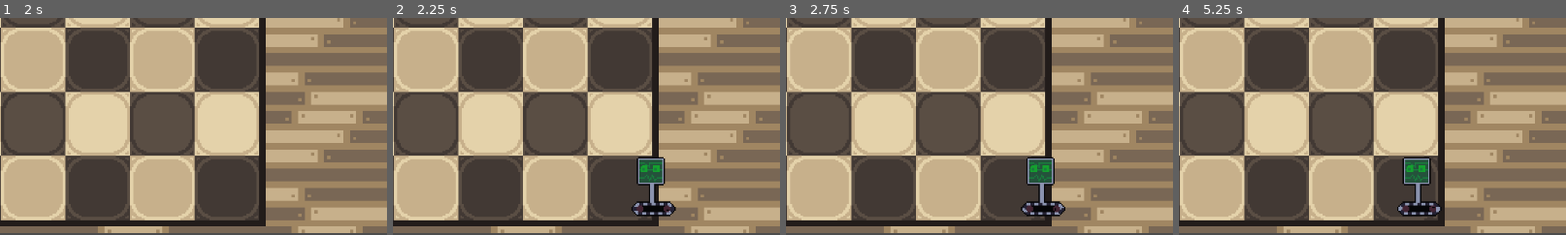
Above: before the commit, frames 1-4 (left to right).
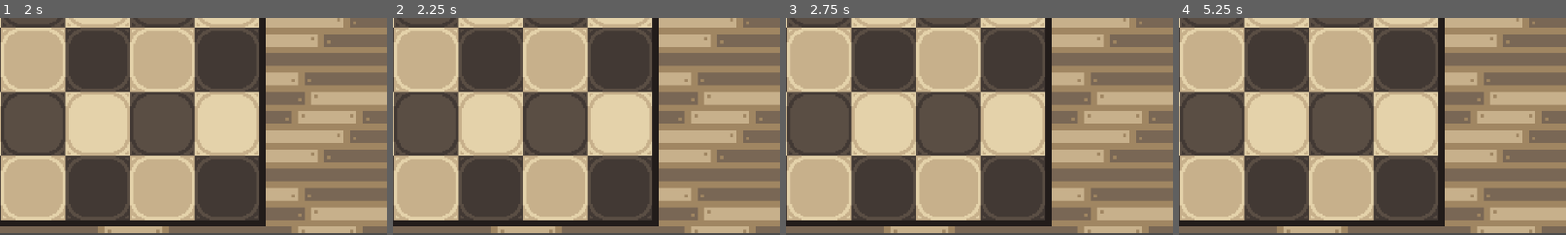
Above: after the commit, the same moments.

Repository: AuraDvin/MvR
Game: Godot game, scene res://levels/menus/main_menu/main_menu.tscn
Two runs of this game, one before a commit and one after it. Both use one fixed random seed, a clock stepped at 60 frames per second and the inputs below.
Inputs (mouse positions are % of the whole screen's width and height, from its top left):
- Up to frame 1 (2 s): click (50, 53) at 0.5 s; click "1" at 1.25 s
- Up to frame 2 (2.25 s): click (5, 13) at 2 s
- Up to frame 3 (2.75 s): no input
- Up to frame 4 (5.25 s): click (11, 13) at 2.75 s; click (18, 13) at 3.5 s; click (25, 13) at 4.25 s; click (32, 13) at 5 s
The pictures show only the part of the screen within x 50-100%, y 50-100%; the shares and areas given below are measured in that part.

Frame 1 is identical in both runs. In frame 2, 1.7% of the frame differs, in the area x 61-74%, y 63-92%; in frame 3, 1.7%; in frame 4, 1.8%, in the area x 56-68%, y 63-92%.
Error after the commit: Invalid operands 'Nil' and 'int' in operator '/'. (res://levels/basic_level/basic_level.gd:56)

Commit message:
spawn delay on 7 - 11 seconds + half required score

Diff:
--- a/levels/basic_level/basic_level.gd
+++ b/levels/basic_level/basic_level.gd
@@ -26,7 +26,7 @@
 
 # Called when the node enters the scene tree for the first time.
 func _ready():
-	$EnemySpawnTimer.start(RandomNumberGenerator.new().randf()* 3)
+	$EnemySpawnTimer.start(RandomNumberGenerator.new().randf_range(7, 11))
 	lane_count = $Lanes.get_child_count()
 	$"../Hud".connect("_mode_selectd", _mode_selected)
 
@@ -53,6 +53,9 @@
 # Called every frame. 'delta' is the elapsed time since the previous frame.
 func _process(delta):
 	local_cooldown -= delta
+	if current_wave_score >= current_wave_max_score/2:
+		$EnemySpawnTimer.stop()
+		_on_enemy_spawn_timer_timeout()
 
 
 func _on_grid_clicked_on_grid(tile_position, tile_size):
@@ -110,6 +113,7 @@
 
 	current_wave_max_score = 0
 	current_wave_score = 0
+
 	for e_data in next_wave:
 		for i in e_data.count:
 			var enemy_inst = enemies[e_data.type].instantiate()
@@ -118,8 +122,7 @@
 			enemy_inst.line = lane
 			enemy_inst.position = _get_enemy_spawn_position(lane)
 			$Lanes.get_child(lane).add_child(enemy_inst)
-
-	$EnemySpawnTimer.start(rng.randf()* 3 + 2)
+	$EnemySpawnTimer.start(rng.randf_range(7, 11))
 
 func update_score(score: int):
 	current_wave_score += score
